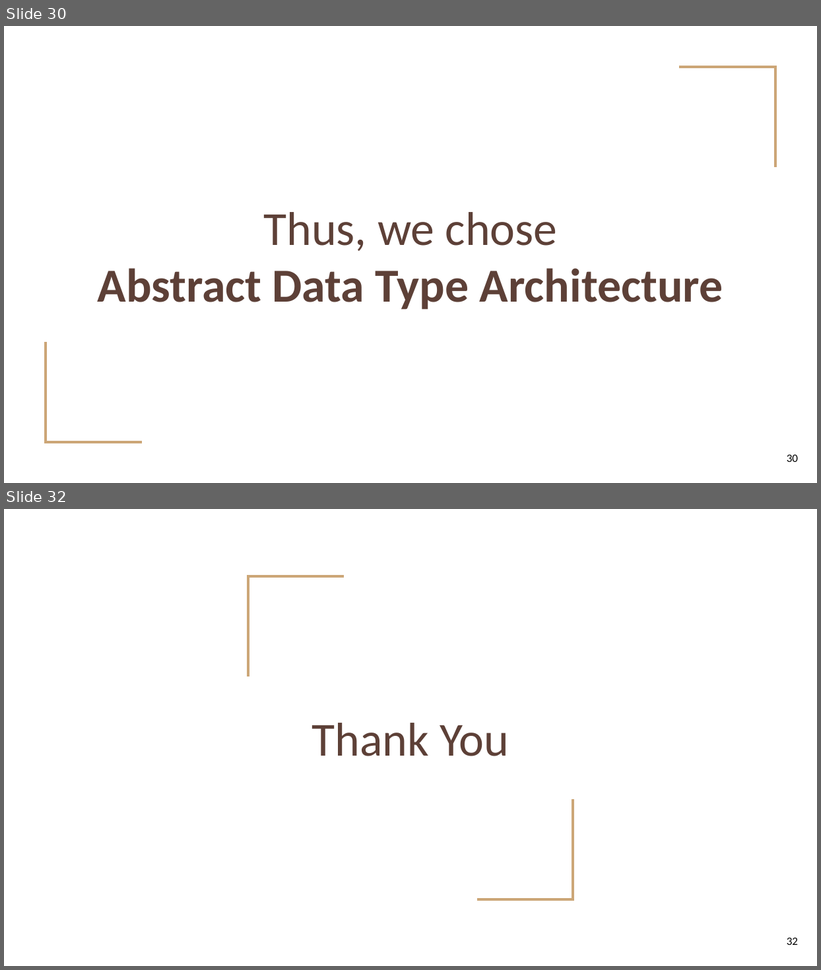
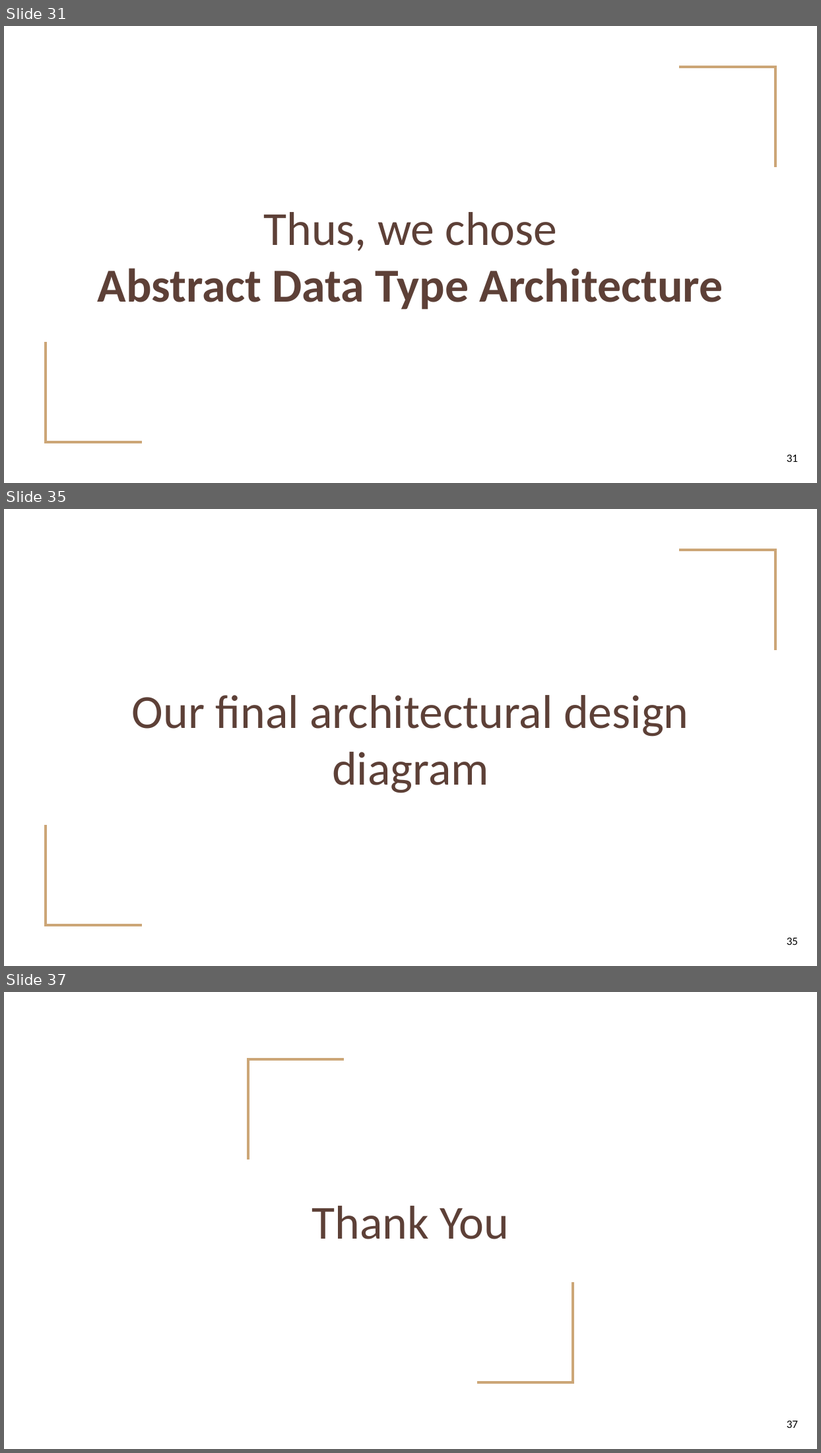
Before and after one commit to sinamoghtased/advanced-sw-prjct, a slide deck: search-engine/docs/Quickdex.pptx. Shown one above the other, each under a label of ours: slides 30 and 32 before the commit, slides 31, 35 and 37 after it; the slides between them are not shown. The pictures are 821x970 and 821x1453 pixels, drawn with LibreOffice and Linux fonts; fonts in the diff are those of the drawing. Boxes give left, top, right and bottom in pixels: in the first picture for what was removed or moved away, otherwise in the second. Text is boxed around its words. In the diff, an @@ line names an element or a change of style, - is before the commit and + after.

```diff
--- a/search-engine/docs/Quickdex.pptx
+++ b/search-engine/docs/Quickdex.pptx
@@ slide 35 added at (4,509,817,966), background #FFFFFF; not listed: 2 template elements that a slide beside it also shows @@
@@ title added at (132,695,689,793), 42 pt, text #5D4037 @@
+Our final architectural design diagram
@@ page number added at (787,938,798,945), 10 pt, text #000000 @@
+35
@@ what was slide 30 is now slide 31 @@
@@ page number at (787,455,798,462): text changed @@
-30
+31
@@ what was slide 32 is now slide 37 @@
@@ page number at (787,1421,798,1428): text changed @@
-32
+37
```
Also in this commit, not shown: 1 slide changed, 4 other slides added.
